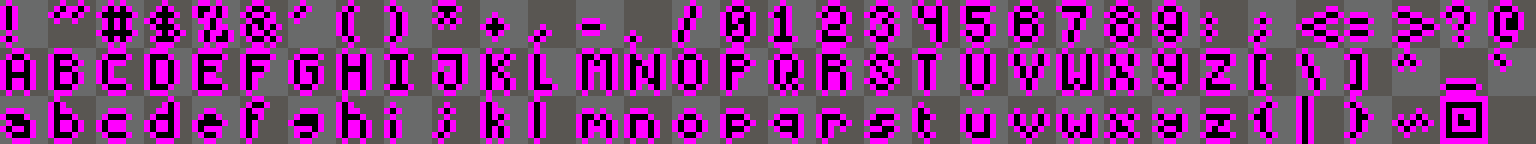
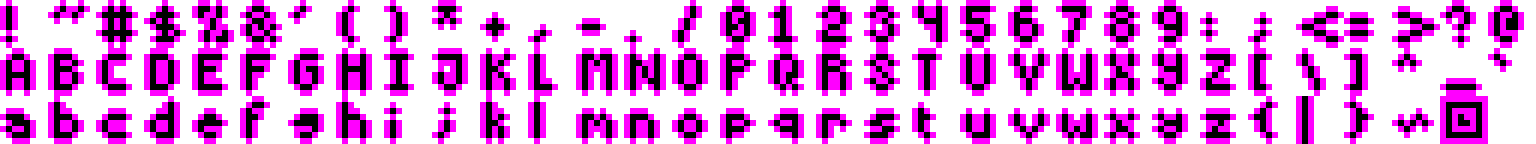
Comparing the layer stacks of the two 1536x144 images. Changes:
painted on "Text" over left=1032, top=12, right=1164, bottom=36
painted on "Outline" over left=1038, top=12, right=1158, bottom=36
hid group "BG" (2 layers) over left=0, top=0, right=1536, bottom=144
